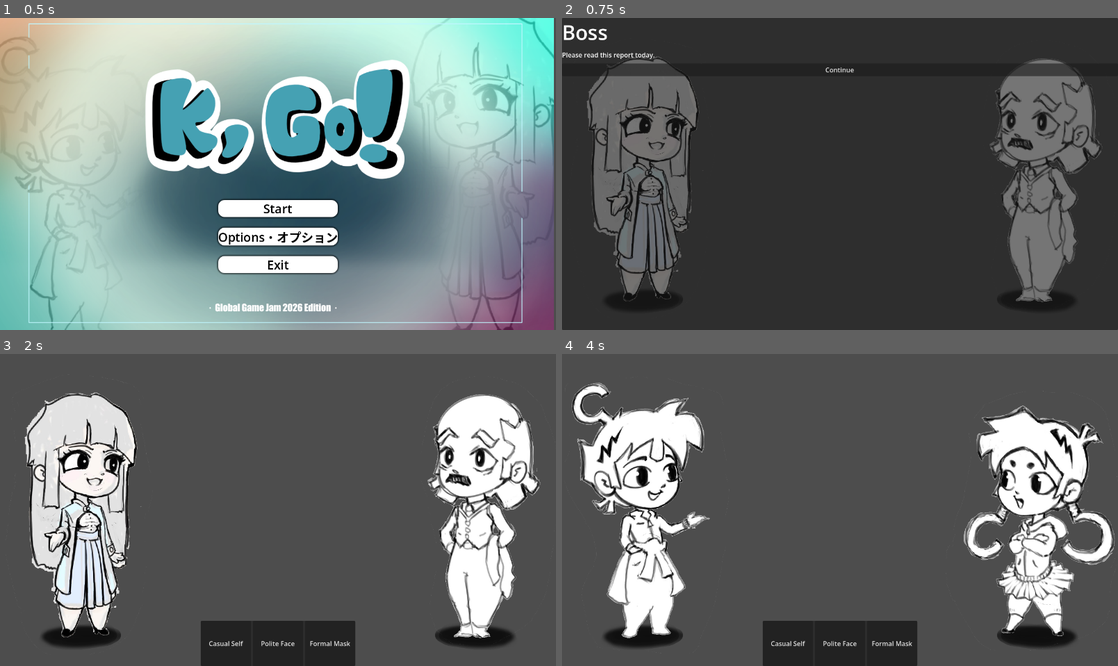
Above: before the commit, frames 1-4 (two rows, left to right).
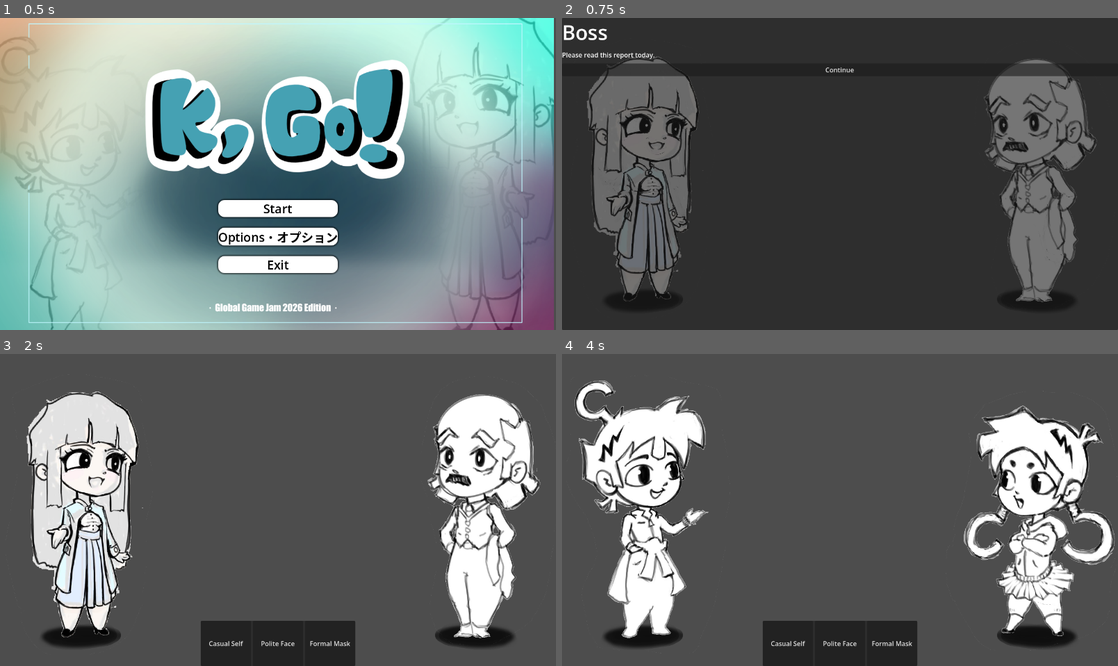
Above: after the commit, the same moments.

Repository: NitronicGames/GGJ-2026-KGO-Mask-Project
Game: Godot game, scene res://UI/main_menu.tscn
Same seed, same stepped clock (60 frames per second), same inputs: the game is played once before the commit and once after it.
Inputs:
- Up to frame 1 (0.5 s): no input
- Up to frame 2 (0.75 s): click "Start" at 0.5 s
- Up to frame 3 (2 s): click "Continue" at 1.25 s
- Up to frame 4 (4 s): click "Casual Self" at 2 s; click "Next" at 2.75 s; click "Continue" at 3.5 s

Frame 1 is identical in both runs. In frame 2, 3.2% of the frame differs, in the area x 75-98%, y 12-80%; in frame 3, 4.1%, in the area x 4-26%, y 12-90%; in frame 4, 3.8%.

Commit message:
Added animation while speaking

Diff:
--- a/UI/game_ui.gd
+++ b/UI/game_ui.gd
@@ -11,6 +11,14 @@
 var current_scenario: Dictionary = {}
 var ScenarioData = preload("res://game_state/scenario_data.gd")
 var scenario_data = ScenarioData.new()
+var game: Game:
+	get():
+		if not is_instance_valid(game):
+			var _game = get_tree().current_scene
+			print(_game)
+			if _game is Game:
+				game = _game
+		return game
 
 
 func _ready() -> void:
@@ -48,12 +56,10 @@
 
 
 func add_npcs(scenario: Dictionary) -> void:
-	var game: Node2D = get_tree().current_scene
-
-	if scenario.has("right_npc") and game.has_method("add_right_npc"):
+	if scenario.has("right_npc") and game:
 		game.call_deferred("add_right_npc", load(scenario["right_npc"]))
-
-	if scenario.has("left_npc") and game.has_method("add_left_npc"):
+		game.right_npc_speaking.call_deferred()
+	if scenario.has("left_npc") and game:
 		game.call_deferred("add_left_npc", load(scenario["left_npc"]))
 
 
@@ -62,11 +68,17 @@
 	choice_panel.visible = true
 	feedback_panel.visible = false
 
+	if game:
+		game.left_npc_speaking()
+
 
 func _on_casual_button_pressed() -> void:
 	show_reaction("casual")
 	choice_panel.visible = false
 	feedback_panel.visible = true
+
+	if game:
+		game.no_npc_speaking()
 
 
 func _on_polite_button_pressed() -> void:
@@ -74,12 +86,18 @@
 	choice_panel.visible = false
 	feedback_panel.visible = true
 
+	if game:
+		game.no_npc_speaking()
+
 
 func _on_formal_button_pressed() -> void:
 	show_reaction("formal")
 	choice_panel.visible = false
 	feedback_panel.visible = true
 
+	if game:
+		game.no_npc_speaking()
+
 
 func _on_next_button_pressed() -> void:
 	scenario_index += 1
